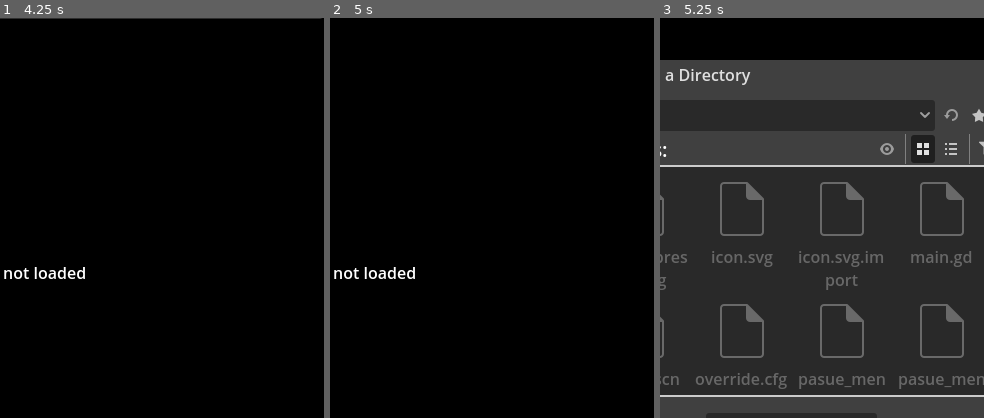
Above: before the commit, frames 1-3 (left to right).
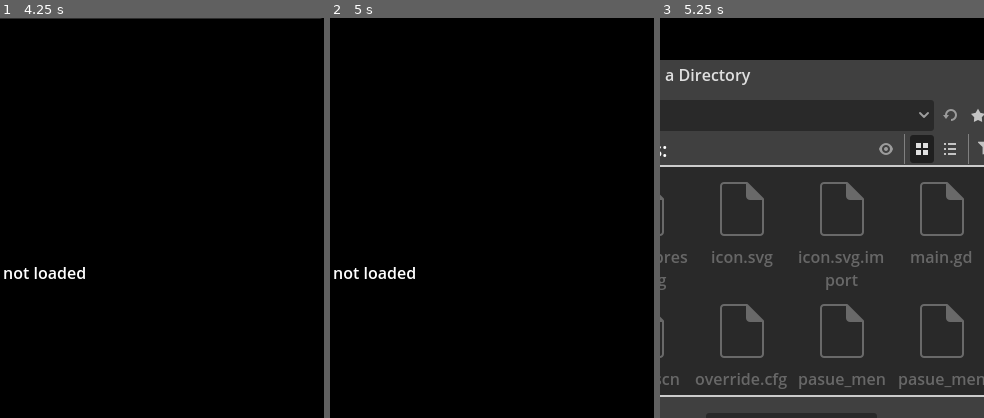
Above: after the commit, the same moments.

Repository: Starkip/Gesture-Drawing-App
Game: Godot game, scene res://main.tscn
Two runs of this game, one before a commit and one after it. Both use one fixed random seed, a clock stepped at 60 frames per second and the inputs below.
Inputs:
- Up to frame 1 (4.25 s): click "Start" at 0.5 s; click "Start" at 1.25 s; click "30s" at 2 s; click "Select Image Folder" at 2.75 s; click "60s" at 3.5 s
- Up to frame 2 (5 s): click "60s" at 4.25 s
- Up to frame 3 (5.25 s): click "Select Image Folder" at 5 s
The pictures show only the part of the screen within x 50-100%, y 18-68%; the shares and areas given below are measured in that part.

Frames 1-2 are identical in both runs. In frame 3, 0.3% of the frame differs, in the area x 67-100%, y 22-37%.

Commit message:
more polish

Diff:
--- a/main.gd
+++ b/main.gd
@@ -123,6 +123,7 @@
 	session_on = true
 	timer_display.show()
 	image_display.show()
+	images_loaded.hide()
 	imgs_left.show()
 	image_timer.start()
 	update_timer_display(current_timer)
@@ -155,3 +156,7 @@
 	image_loader.show()
 	timer_display.hide()
 	imgs_left.hide()
+	image_display.hide()
+	image_list.clear()
+	images_loaded.show()
+	images_loaded.text = "Load new Images"
